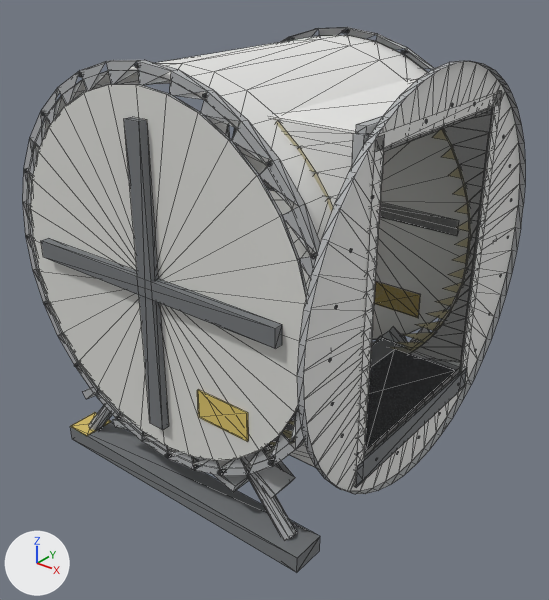
A saved change to the glTF model models/kit/habSegJRbf_steel.glb.
The view is the same before and after, from a 50 mm camera at (3.18, -3.82, 3.57) aimed at (0.16, -0.04, 1.23). The lights are fixed; the arrows at lower left show +X, +Y and +Z. The older version comes first. Mesh edges are drawn as thin lines. Vertices at exactly the same position are counted once.

Names of what the first picture shows: 'habSegJRbf_steel'.
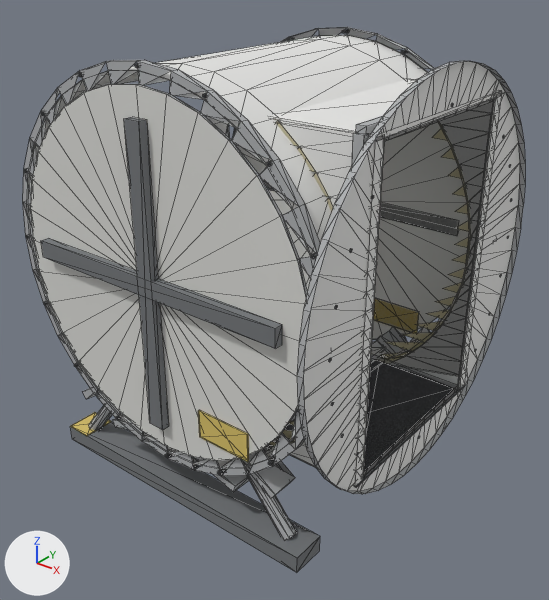
What differs and where, as boxes (x1, y1, x2, y2) in the pictures (549 x 600 px; the box of a moved part takes in the faces that stretch with it):
part 1 of me_base, moved or reshaped
    before: (374, 282, 420, 318)
    after: (373, 299, 418, 334)
part 2 of me_base, moved or reshaped
    before: (197, 390, 249, 442)
    after: (198, 410, 249, 462)
part 3 of me_base, moved or reshaped
    before: (268, 338, 473, 494)
    after: (268, 354, 473, 494)
part 4 of me_base, moved or reshaped
    before: (124, 61, 511, 172)
    after: (271, 61, 511, 171)

The change, as a diff of the scene's bpy script:
```diff
--- a/models/kit/habSegJRbf_steel.glb.py
+++ b/models/kit/habSegJRbf_steel.glb.py
@@ me_base @@
 # used by ob_habsegjrbf_steel; location = (0.0, 0.0, 0.0)
-me_base.from_pydata(...)  # 1864 vertices, 2655 faces; spans x -1.3..1.35, y -1.3..1.3, z 0.0..2.95
+me_base.from_pydata(...)  # 1816 vertices, 2609 faces; spans x -1.3..1.35, y -1.3..1.3, z 0.0..2.95
+# me_base part 1: the loose piece of 8 vertices spanning x 0.35..0.75, y 1.02..1.03, z 0.85..1.05 is moved by (0.0, 0.0, -0.15)
+# me_base part 2: the loose piece of 8 vertices spanning x 0.35..0.75, y -1.03..-1.02, z 0.85..1.05 is moved by (0.0, 0.0, -0.15)
+# me_base part 3
+# 11 vertices are removed from x 0.62..1.31, y -0.71..0.62, z 0.73..0.8
+# 25 faces are deleted
+# 4 vertices in x 0.62..1.33, y -0.71..0.71, z 0.76..0.8 move by (0.0, 0.0, -0.15)
+# 12 vertices move from x 1.31..1.35, y -0.77..0.77, z 0.6..0.8 to x 1.31..1.35, y -0.69..0.69, z 0.55..0.65
+# 7 vertices are added at x 0.59..1.31, y -0.71..0.62, z 0.61..0.65
+# 6 new faces join them, mat_clad
+# 13 new faces join them, mat_steel
+# me_base part 4
+# 3 vertices are removed from x 0.62..0.63, y -0.62..0.71, z 2.57..2.62
+# 8 faces are deleted
+# 14 vertices in x 0.62..1.32, y -0.71..0.71, z 2.6..2.62 move by (0.0, 0.0, 0.05)
+# 10 vertices move from x 1.31..1.35, y -0.71..0.71, z 2.6..2.74 to x 1.31..1.35, y -0.69..0.69, z 2.65..2.75
+# 1 vertex is added at (0.62, 0.71, 2.67)
+# 4 new faces join them, mat_clad
+# other edits to the shape of me_base do not show in these pictures
 me_base.materials.append(mat_clad)
```
